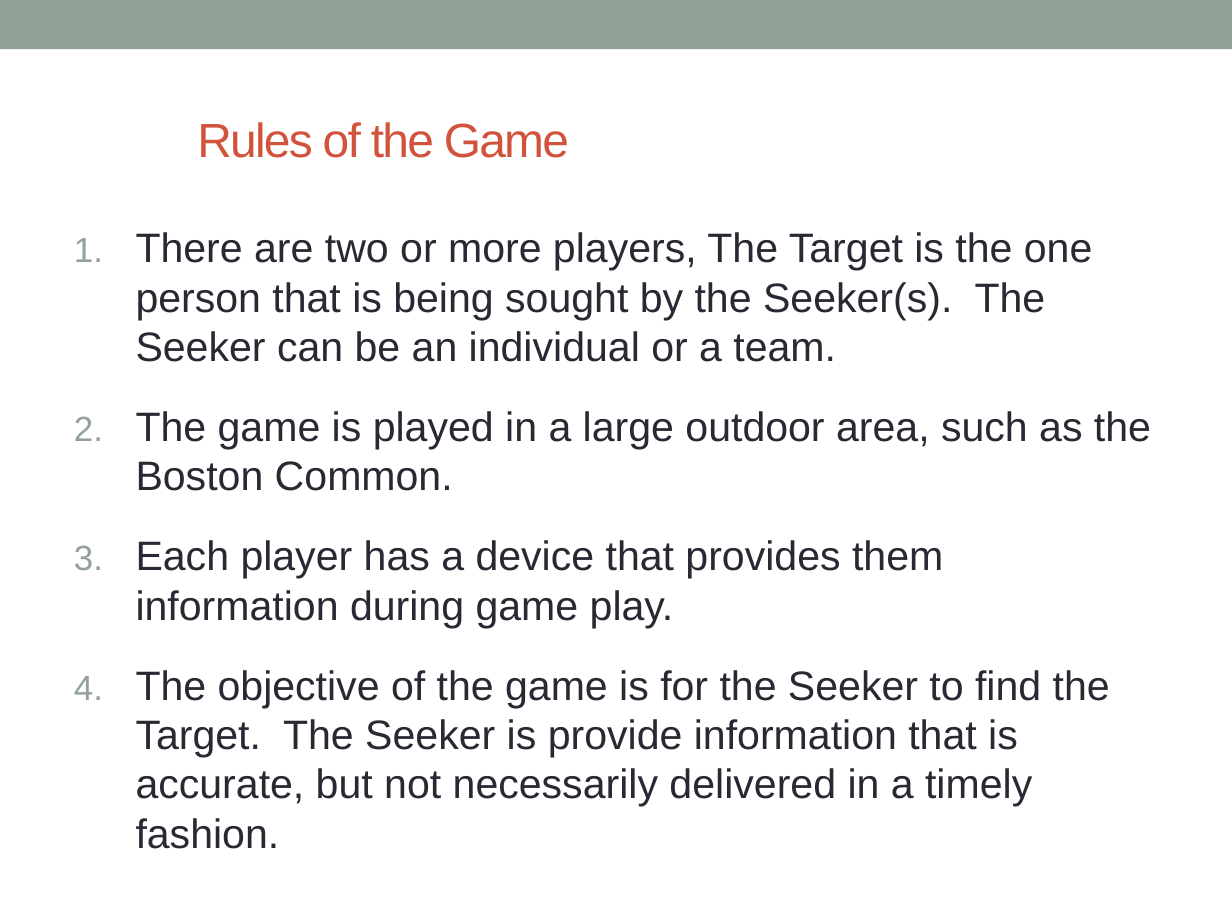
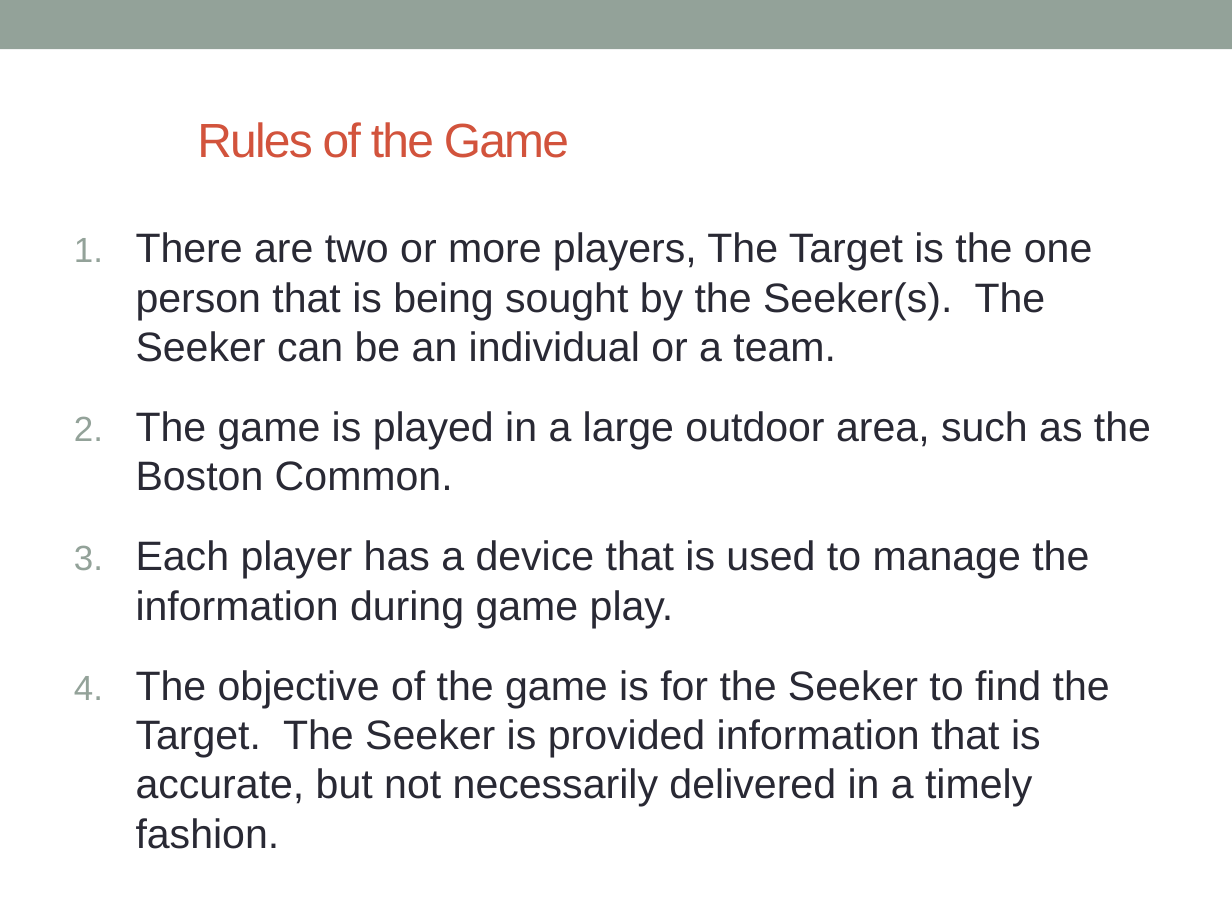
Before and after one commit to stevenMcDevitt/DGMD-E15-CMIYC, a slide deck: slide 3 of CMIYC-Overview v3.pptx. Drawn at 1232x924 pixels with LibreOffice and Linux fonts; fonts in the diff are those of the drawing. Boxes give left, top, right and bottom in pixels: in the first picture for what was removed or moved away, otherwise in the second. Text is boxed around its words. In the diff, an @@ line names an element or a change of style, - is before the commit and + after.

```diff
--- a/CMIYC-Overview v3.pptx
+++ b/CMIYC-Overview v3.pptx
@@ text at <box>136,540,1110,849</box>: text changed @@
-3. Each player has a device that provides them information during game play.
-4. The objective of the game is for the Seeker to find the Target. The Seeker is provide information that is accurate, but not necessarily delivered in a timely fashion.
+3. Each player has a device that is used to manage the information during game play.
+4. The objective of the game is for the Seeker to find the Target. The Seeker is provided information that is accurate, but not necessarily delivered in a timely fashion.
```
Also in this commit, not shown: 2 other slides changed, 2 slides added.
